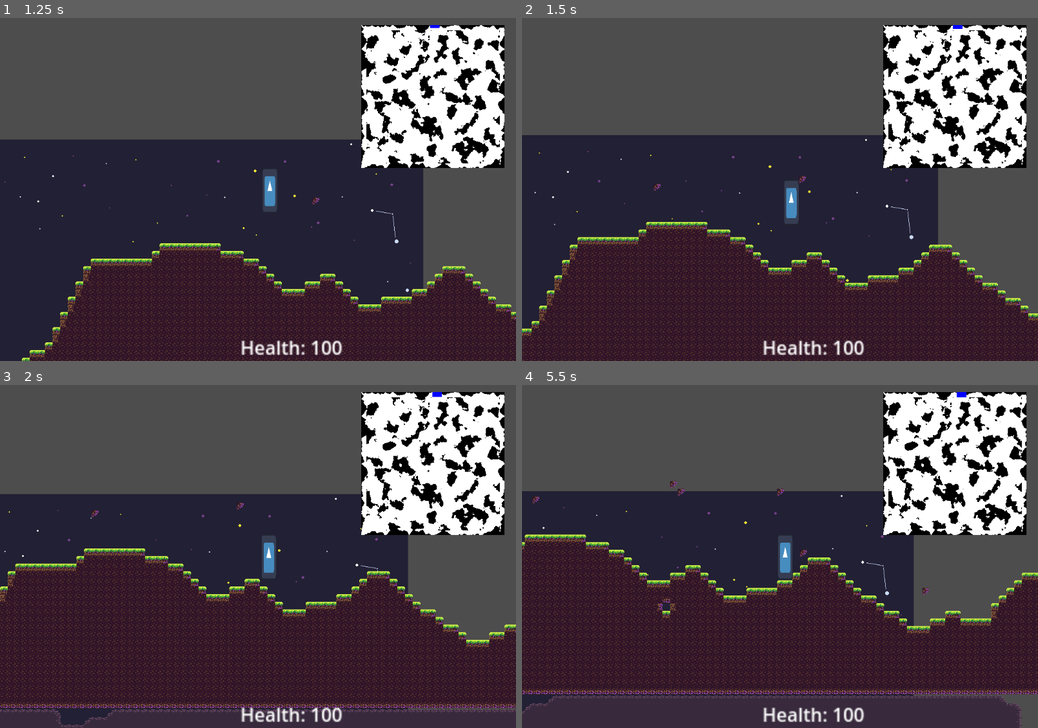
Above: before the commit, frames 1-4 (two rows, left to right).
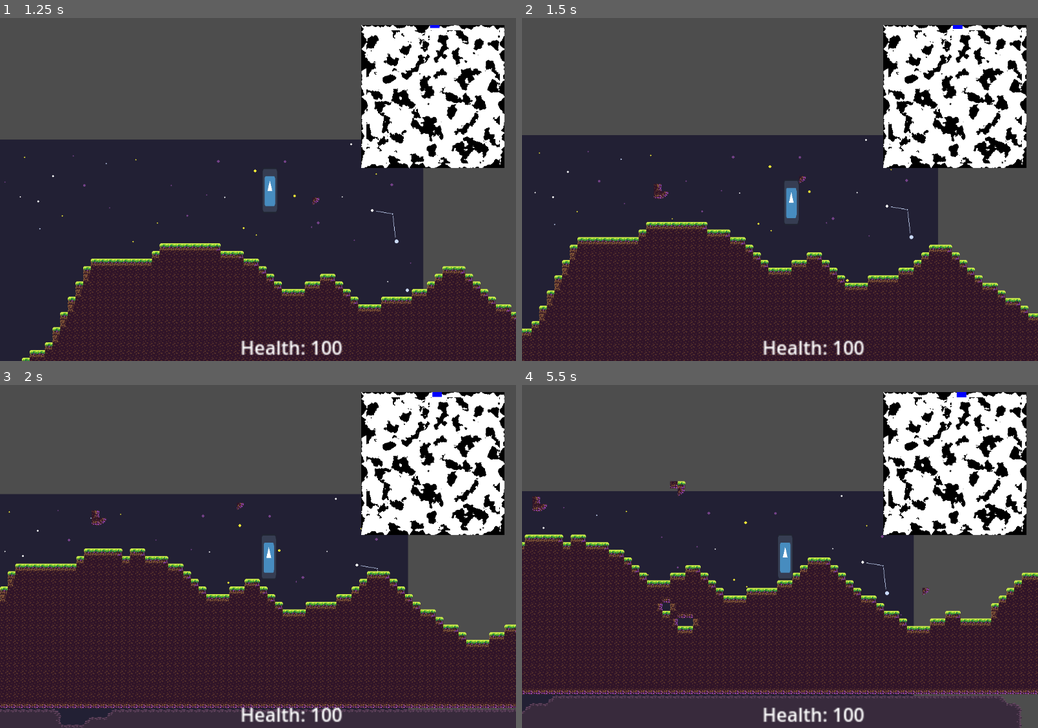
Above: after the commit, the same moments.

Repository: EamonnER/TerraWorlds
Game: Godot game, scene res://game.tscn
Same seed, same stepped clock (60 frames per second), same inputs: the game is played once before the commit and once after it. The engine's default icon, where the game draws it, is replaced by a stand-in: a white triangle on a blue panel in a dark square.
Inputs (mouse positions are in pixels of both pictures, inside the frame that each line leads up to):
- Up to frame 1 (1.25 s): move the mouse to (371, 172) at 0.52 s; press the mouse at (371, 172) at 0.53 s; hold D (game_right) from 0.53 s (still down); tap Space (game_jump) at 0.77 s; right-click (371, 172) at 0.8 s
- Up to frame 2 (1.5 s): keep holding D (game_right); move the mouse to (676, 206) at 1.27 s; release the mouse at (676, 206) at 1.28 s; right-click (676, 206) at 1.35 s
- Up to frame 3 (2 s): keep holding D (game_right); tap Space (game_jump) at 1.52 s; click (154, 573) at 1.55 s
- Up to frame 4 (5.5 s): move the mouse to (831, 481) at 2.02 s; release D (game_right) at 2.03 s; press the mouse at (831, 481) at 2.03 s; hold A (game_left) 2.03-2.78 s; right-click (831, 481) at 2.3 s; move the mouse to (754, 625) at 2.77 s; release the mouse at (754, 625) at 2.78 s; hold D (game_right) 2.78-4.28 s; right-click (754, 625) at 2.85 s; tap Space (game_jump) at 3.02, 3.77, 4.52 s; click (754, 625) at 3.05 s; move the mouse to (934, 607) at 3.52 s; press the mouse at (934, 607) at 3.53 s; right-click (934, 607) at 3.8 s; move the mouse to (625, 505) at 4.27 s; release the mouse at (625, 505) at 4.28 s; hold A (game_left) 4.28-5.03 s; right-click (625, 505) at 4.35 s; click (625, 505) at 4.55 s; move the mouse to (805, 556) at 5.02 s; press the mouse at (805, 556) at 5.03 s; hold D (game_right) from 5.03 s (still down); right-click (805, 556) at 5.3 s

Frame 1 is identical in both runs. In frame 2, less than 0.1% of the frame differs, in the area x 25-29%, y 48-53%; in frame 3, 0.1%; in frame 4, 0.4%, in the area x 2-56%, y 27-73%.

Commit message:
Placing/Removing tiles also works when dragging mouse

Diff:
--- a/src/entity/player/player.gd
+++ b/src/entity/player/player.gd
@@ -58,8 +58,8 @@
 	# Mouse actions
 	var mouse_pos = get_global_mouse_position()
 	# Primary action input (LMB)
-	if Input.is_action_just_pressed("game_primary_action"):
+	if Input.is_action_pressed("game_primary_action"):
 		handle_primary_action_input()
 	# Secondary action input (RMB)
-	if Input.is_action_just_pressed("game_secondary_action"):
+	if Input.is_action_pressed("game_secondary_action"):
 		handle_secondary_action_input()
